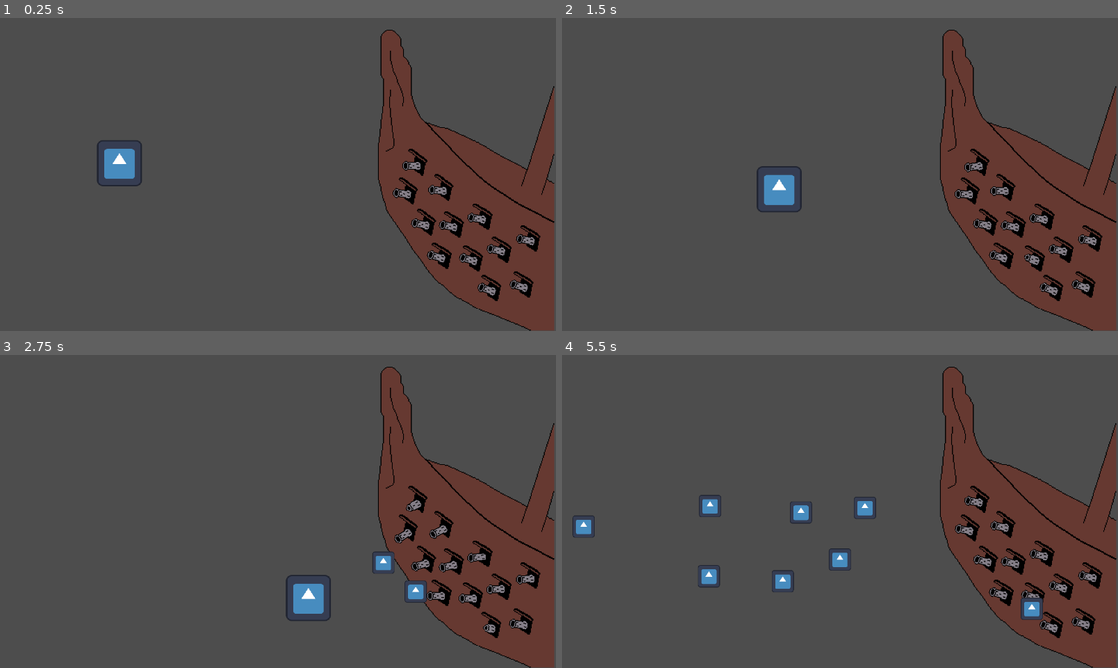
Above: before the commit, frames 1-4 (two rows, left to right).
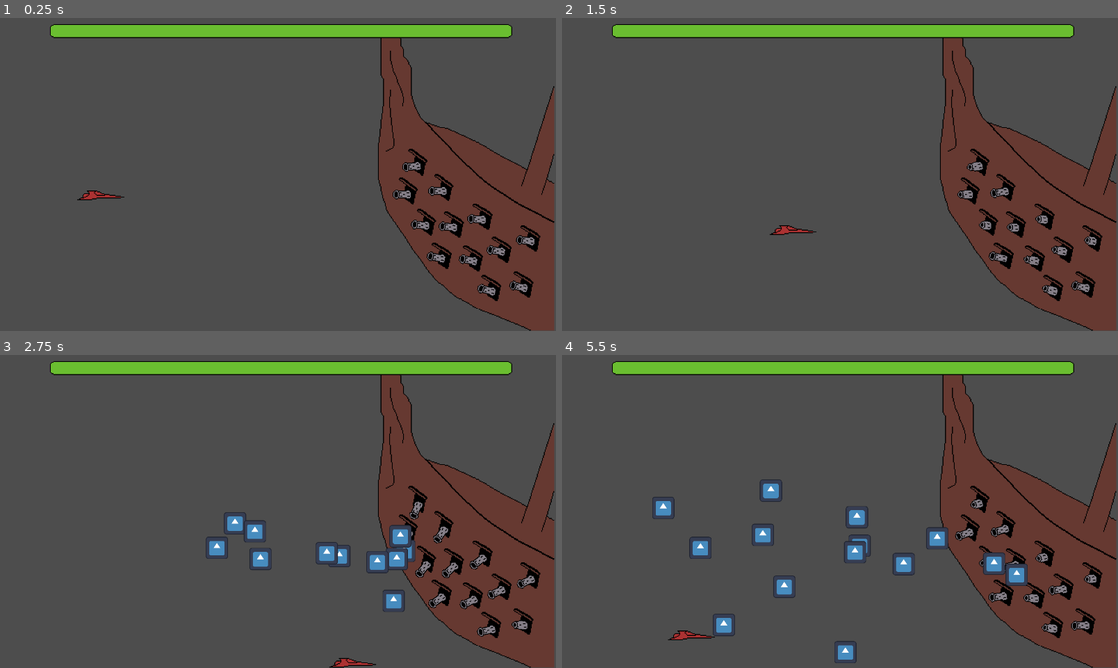
Above: after the commit, the same moments.

Repository: Chovz/mini-jam-203-flow
Game: Godot game, scene res://Scenes/Bosses/PirateShip/test.tscn
The game is run twice, just before and just after one commit, with the same random seed, the same clock (stepped at 60 frames per second) and the same inputs. This scene is started directly instead of the project's main scene. The engine's default icon, where the game draws it, is replaced by a stand-in: a white triangle on a blue panel in a dark square.
Inputs:
- Up to frame 1 (0.25 s): no input
- Up to frame 2 (1.5 s): tap Enter at 0.5 s; hold Right (ui_right) 0.53-1.28 s; hold J (Attack) 0.53-1.28 s; hold Down (ui_down) from 1.28 s (still down); tap J (Attack) at 1.35 s
- Up to frame 3 (2.75 s): release Down (ui_down) at 2.03 s; hold Right (ui_right) from 2.03 s (still down); hold J (Attack) from 2.03 s (still down)
- Up to frame 4 (5.5 s): release Right (ui_right) at 2.78 s; release J (Attack) at 2.78 s; hold Up (ui_up) 2.78-3.53 s; tap J (Attack) at 2.85, 4.35 s; hold J (Attack) 3.53-4.28 s; hold Left (ui_left) 3.53-5.03 s; hold Down (ui_down) from 5.03 s (still down); hold J (Attack) from 5.03 s (still down)

The runs differ from the first frame. In frame 1, 5.0% of the frame differs, in the area x 9-97%, y 2-89%; in frame 2, 5.1%; in frame 3, 7.6%; in frame 4, 8.5%, in the area x 1-97%, y 2-99%.

Commit message:
Boss Health bar

Diff:
--- a/Scenes/Bosses/PirateShip/cannon_ball.tscn
+++ b/Scenes/Bosses/PirateShip/cannon_ball.tscn
@@ -16,3 +16,7 @@
 
 [node name="CollisionShape2D" type="CollisionShape2D" parent="." unique_id=1281823454]
 shape = SubResource("CircleShape2D_yfbqx")
+
+[node name="VisibleOnScreenNotifier2D" type="VisibleOnScreenNotifier2D" parent="." unique_id=517880488]
+
+[connection signal="screen_exited" from="VisibleOnScreenNotifier2D" to="." method="_on_visible_on_screen_notifier_2d_screen_exited"]
--- a/Scenes/Bosses/PirateShip/pirate_ship.tscn
+++ b/Scenes/Bosses/PirateShip/pirate_ship.tscn
@@ -8,8 +8,8 @@
 size = Vector2(175, 346)
 
 [node name="PirateShip" type="StaticBody2D" unique_id=505851544]
-collision_layer = 128
-collision_mask = 128
+collision_layer = 129
+collision_mask = 129
 script = ExtResource("1_wyf30")
 
 [node name="Sprite2D" type="Sprite2D" parent="." unique_id=685012834]
--- a/Scenes/Bosses/PirateShip/player.gd
+++ /dev/null
@@ -1,23 +0,0 @@
-extends CharacterBody2D
-
-
-const SPEED = 300.0
-
-
-func _physics_process(delta: float) -> void:
-
-	# Get the input direction and handle the movement/deceleration.
-	# As good practice, you should replace UI actions with custom gameplay actions.
-	var direction := Input.get_axis("ui_left", "ui_right")
-	var upDown := Input.get_axis("ui_up", "ui_down")
-	if direction:
-		velocity.x = direction * SPEED
-	else:
-		velocity.x = move_toward(velocity.x, 0, SPEED)
-
-	if upDown:
-		velocity.y = upDown * SPEED
-	else:
-		velocity.y = move_toward(velocity.y, 0, SPEED)
-
-	move_and_slide()
--- a/Scenes/Bosses/PirateShip/test.tscn
+++ b/Scenes/Bosses/PirateShip/test.tscn
@@ -1,28 +1,24 @@
 [gd_scene format=3 uid="uid://c66hoyvlg1sqd"]
 
-[ext_resource type="Script" uid="uid://3feg3aowdbgm" path="res://Scenes/Bosses/PirateShip/player.gd" id="1_kw72p"]
-[ext_resource type="Texture2D" uid="uid://bp38d61uvudu5" path="res://icon.svg" id="1_lv4kk"]
 [ext_resource type="PackedScene" uid="uid://datenys4hvh04" path="res://Scenes/Bosses/PirateShip/pirate_ship.tscn" id="2_kw72p"]
-
-[sub_resource type="CircleShape2D" id="CircleShape2D_lv4kk"]
-radius = 26.019224
+[ext_resource type="PackedScene" uid="uid://dopbjjntrfh5c" path="res://Scenes/Game/Player/space_ship.tscn" id="2_lv4kk"]
+[ext_resource type="PackedScene" uid="uid://c0t38ghy53ajm" path="res://Scenes/Bosses/health_bar.tscn" id="3_kw72p"]
 
 [node name="Test" type="Node2D" unique_id=519426123]
 scale = Vector2(2, 2)
-
-[node name="Player" type="CharacterBody2D" parent="." unique_id=1957909788 groups=["Player"]]
-position = Vector2(137, 168)
-script = ExtResource("1_kw72p")
-
-[node name="Player" type="Sprite2D" parent="Player" unique_id=1796924905]
-scale = Vector2(0.40292975, 0.4137477)
-texture = ExtResource("1_lv4kk")
-
-[node name="CollisionShape2D" type="CollisionShape2D" parent="Player" unique_id=1549467104]
-shape = SubResource("CircleShape2D_lv4kk")
 
 [node name="PirateShip" parent="." unique_id=505851544 instance=ExtResource("2_kw72p")]
 position = Vector2(509.5, 180.5)
 
 [node name="Camera2D" type="Camera2D" parent="." unique_id=384975486]
 position = Vector2(319.5, 181)
+
+[node name="space_ship" parent="." unique_id=2026670046 instance=ExtResource("2_lv4kk")]
+position = Vector2(115.5, 205)
+
+[node name="HealthBar" parent="." unique_id=2112902520 node_paths=PackedStringArray("boss") instance=ExtResource("3_kw72p")]
+offset_left = 56.5
+offset_top = 8.0
+offset_right = 588.5
+offset_bottom = 24.0
+boss = NodePath("../PirateShip")
--- /dev/null
+++ b/Scenes/Bosses/health_bar.tscn
@@ -0,0 +1,13 @@
+[gd_scene format=3 uid="uid://c0t38ghy53ajm"]
+
+[ext_resource type="Texture2D" uid="uid://c6jwb1r0txqoe" path="res://Assets/Sprites/Bosses/HealthBar/HealthBar1.png" id="1_opd8c"]
+[ext_resource type="Texture2D" uid="uid://bopgidbqwm5hc" path="res://Assets/Sprites/Bosses/HealthBar/HealthBar2.png" id="2_wkcdr"]
+[ext_resource type="Script" uid="uid://b6se5d3e5b5sc" path="res://Scripts/Bosses/health_bar.gd" id="3_wkcdr"]
+
+[node name="HealthBar" type="TextureProgressBar" unique_id=2112902520]
+texture_filter = 1
+offset_right = 532.0
+offset_bottom = 16.0
+texture_under = ExtResource("1_opd8c")
+texture_progress = ExtResource("2_wkcdr")
+script = ExtResource("3_wkcdr")
--- a/Scenes/Game/Player/space_ship.tscn
+++ b/Scenes/Game/Player/space_ship.tscn
@@ -17,13 +17,14 @@
 [sub_resource type="RectangleShape2D" id="RectangleShape2D_0b7j0"]
 size = Vector2(16, 5)
 
-[node name="space_ship" type="CharacterBody2D" unique_id=2026670046]
+[node name="space_ship" type="CharacterBody2D" unique_id=2026670046 groups=["Player"]]
+collision_layer = 129
 script = ExtResource("1_e1ky1")
 
 [node name="AnimatedSprite2D" type="AnimatedSprite2D" parent="." unique_id=1589761801]
 sprite_frames = SubResource("SpriteFrames_s106j")
 
-[node name="CollisionShape2D" type="CollisionShape2D" parent="." unique_id=1182065420]
+[node name="CollisionShape2D" type="CollisionShape2D" parent="." unique_id=1182065420 groups=["Player"]]
 position = Vector2(-5, 0)
 shape = SubResource("RectangleShape2D_0b7j0")
 
--- a/Scripts/Bosses/PirateShip/cannon.gd
+++ b/Scripts/Bosses/PirateShip/cannon.gd
@@ -3,8 +3,8 @@
 @onready var player = get_tree().get_nodes_in_group("Player")[0]
 const CANNON_BALL = preload("res://Scenes/Bosses/PirateShip/cannon_ball.tscn")
 
-const WAIT_TIME_MIN = 1
-const WAIT_TIME_MAX = 5
+const WAIT_TIME_MIN = 0.5
+const WAIT_TIME_MAX = 2
 
 @onready var shoot_timer: Timer = $ShootTimer
 @onready var wind_up: Timer = $WindUp
@@ -17,7 +17,7 @@
 func _ready() -> void:
 	shoot_timer.start(randomTimeForShot())
 
-func _process(delta: float) -> void:
+func _physics_process(delta: float) -> void:
 	if(!preparingShot):
 		look_at(player.global_position)
 		rotation_degrees += 180
@@ -39,5 +39,5 @@
 func shoot() -> void:
 	var new_cannon_ball = CANNON_BALL.instantiate()
 	new_cannon_ball.position = position + shooting_point.position
-	new_cannon_ball.target_position = (shooting_point.global_position - global_position).normalized()
+	new_cannon_ball.target_position = (shooting_point.global_position - global_position + Vector2(2, 2)).normalized()
 	get_parent().add_child(new_cannon_ball)
--- a/Scripts/Bosses/PirateShip/cannon_ball.gd
+++ b/Scripts/Bosses/PirateShip/cannon_ball.gd
@@ -13,6 +13,12 @@
 	velocity = target_position * speed
 	move_and_slide()
 
-func _on_visible_on_screen_notifier_2d_screen_exited():
-	print("Destroyed ):")
+	for i in get_slide_collision_count():
+		var collision = get_slide_collision(i)
+		if collision.get_collider():
+			print(collision.get_collider().name)
+			if collision.get_collider().name=="player":
+				queue_free()
+
+func _on_visible_on_screen_notifier_2d_screen_exited() -> void:
 	queue_free()
--- a/Scripts/Bosses/PirateShip/pirate_ship.gd
+++ b/Scripts/Bosses/PirateShip/pirate_ship.gd
@@ -1,12 +1,28 @@
 extends StaticBody2D
 
+class_name Boss
+
+signal healthChanged
+
 @onready var cannons: Node2D = $Cannons
+
+const STARTING_HEALTH = 1000
+
+var currentHealth = STARTING_HEALTH
 
 # Called when the node enters the scene tree for the first time.
 func _ready() -> void:
 	pass # Replace with function body.
 
-
 # Called every frame. 'delta' is the elapsed time since the previous frame.
 func _process(delta: float) -> void:
-	pass
+	checkHealth()
+
+func take_damage(damage: int) -> void:
+	currentHealth -= damage
+	healthChanged.emit()
+
+func checkHealth() -> void:
+	if(currentHealth <= 0):
+		print("YOU SUNK MY BATTLESHIP!")
+		queue_free()
--- /dev/null
+++ b/Scripts/Bosses/health_bar.gd
@@ -0,0 +1,11 @@
+extends TextureProgressBar
+
+@export var boss: Boss
+
+func _ready() -> void:
+	max_value = boss.STARTING_HEALTH
+	boss.healthChanged.connect(update)
+	update()
+
+func update() -> void:
+	value = boss.currentHealth
--- a/project.godot
+++ b/project.godot
@@ -29,8 +29,44 @@
 window/stretch/scale_mode="integer"
 window/vsync/vsync_mode=0
 
+[global_group]
+
+Player=""
+
 [input]
 
+ui_left={
+"deadzone": 0.5,
+"events": [Object(InputEventKey,"resource_local_to_scene":false,"resource_name":"","device":0,"window_id":0,"alt_pressed":false,"shift_pressed":false,"ctrl_pressed":false,"meta_pressed":false,"pressed":false,"keycode":4194319,"physical_keycode":0,"key_label":0,"unicode":0,"location":0,"echo":false,"script":null)
+, Object(InputEventJoypadButton,"resource_local_to_scene":false,"resource_name":"","device":-1,"button_index":13,"pressure":0.0,"pressed":false,"script":null)
+, Object(InputEventJoypadMotion,"resource_local_to_scene":false,"resource_name":"","device":-1,"axis":0,"axis_value":-1.0,"script":null)
+, Object(InputEventKey,"resource_local_to_scene":false,"resource_name":"","device":-1,"window_id":0,"alt_pressed":false,"shift_pressed":false,"ctrl_pressed":false,"meta_pressed":false,"pressed":false,"keycode":0,"physical_keycode":65,"key_label":0,"unicode":97,"location":0,"echo":false,"script":null)
+]
+}
+ui_right={
+"deadzone": 0.5,
+"events": [Object(InputEventKey,"resource_local_to_scene":false,"resource_name":"","device":0,"window_id":0,"alt_pressed":false,"shift_pressed":false,"ctrl_pressed":false,"meta_pressed":false,"pressed":false,"keycode":4194321,"physical_keycode":0,"key_label":0,"unicode":0,"location":0,"echo":false,"script":null)
+, Object(InputEventJoypadButton,"resource_local_to_scene":false,"resource_name":"","device":-1,"button_index":14,"pressure":0.0,"pressed":false,"script":null)
+, Object(InputEventJoypadMotion,"resource_local_to_scene":false,"resource_name":"","device":-1,"axis":0,"axis_value":1.0,"script":null)
+, Object(InputEventKey,"resource_local_to_scene":false,"resource_name":"","device":-1,"window_id":0,"alt_pressed":false,"shift_pressed":false,"ctrl_pressed":false,"meta_pressed":false,"pressed":false,"keycode":0,"physical_keycode":68,"key_label":0,"unicode":100,"location":0,"echo":false,"script":null)
+]
+}
+ui_up={
+"deadzone": 0.5,
+"events": [Object(InputEventKey,"resource_local_to_scene":false,"resource_name":"","device":0,"window_id":0,"alt_pressed":false,"shift_pressed":false,"ctrl_pressed":false,"meta_pressed":false,"pressed":false,"keycode":4194320,"physical_keycode":0,"key_label":0,"unicode":0,"location":0,"echo":false,"script":null)
+, Object(InputEventJoypadButton,"resource_local_to_scene":false,"resource_name":"","device":-1,"button_index":11,"pressure":0.0,"pressed":false,"script":null)
+, Object(InputEventJoypadMotion,"resource_local_to_scene":false,"resource_name":"","device":-1,"axis":1,"axis_value":-1.0,"script":null)
+, Object(InputEventKey,"resource_local_to_scene":false,"resource_name":"","device":-1,"window_id":0,"alt_pressed":false,"shift_pressed":false,"ctrl_pressed":false,"meta_pressed":false,"pressed":false,"keycode":0,"physical_keycode":87,"key_label":0,"unicode":119,"location":0,"echo":false,"script":null)
+]
+}
+ui_down={
+"deadzone": 0.5,
+"events": [Object(InputEventKey,"resource_local_to_scene":false,"resource_name":"","device":0,"window_id":0,"alt_pressed":false,"shift_pressed":false,"ctrl_pressed":false,"meta_pressed":false,"pressed":false,"keycode":4194322,"physical_keycode":0,"key_label":0,"unicode":0,"location":0,"echo":false,"script":null)
+, Object(InputEventJoypadButton,"resource_local_to_scene":false,"resource_name":"","device":-1,"button_index":12,"pressure":0.0,"pressed":false,"script":null)
+, Object(InputEventJoypadMotion,"resource_local_to_scene":false,"resource_name":"","device":-1,"axis":1,"axis_value":1.0,"script":null)
+, Object(InputEventKey,"resource_local_to_scene":false,"resource_name":"","device":-1,"window_id":0,"alt_pressed":false,"shift_pressed":false,"ctrl_pressed":false,"meta_pressed":false,"pressed":false,"keycode":0,"physical_keycode":83,"key_label":0,"unicode":115,"location":0,"echo":false,"script":null)
+]
+}
 Move_Up={
 "deadzone": 0.2,
 "events": [Object(InputEventKey,"resource_local_to_scene":false,"resource_name":"","device":-1,"window_id":0,"alt_press …(192 unchanged characters)…
Binary file added: Assets/Sprites/Bosses/HealthBar/HealthBar-Sheet.png
Not shown, added: Assets/Sprites/Bosses/HealthBar/HealthBar-Sheet.png.import
Binary file added: Assets/Sprites/Bosses/HealthBar/HealthBar1.png
Not shown, added: Assets/Sprites/Bosses/HealthBar/HealthBar1.png.import
Binary file added: Assets/Sprites/Bosses/HealthBar/HealthBar2.png
Not shown, added: Assets/Sprites/Bosses/HealthBar/HealthBar2.png.import
Not shown, removed: Scenes/Bosses/PirateShip/player.gd.uid
Not shown, added: Scripts/Bosses/health_bar.gd.uid
